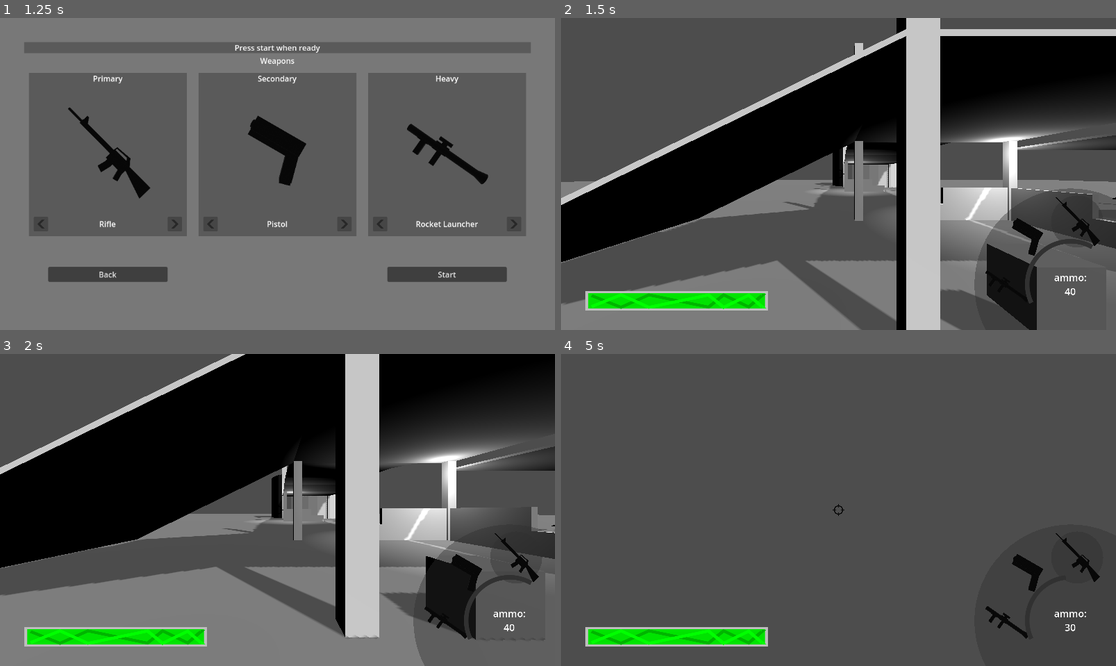
Above: before the commit, frames 1-4 (two rows, left to right).
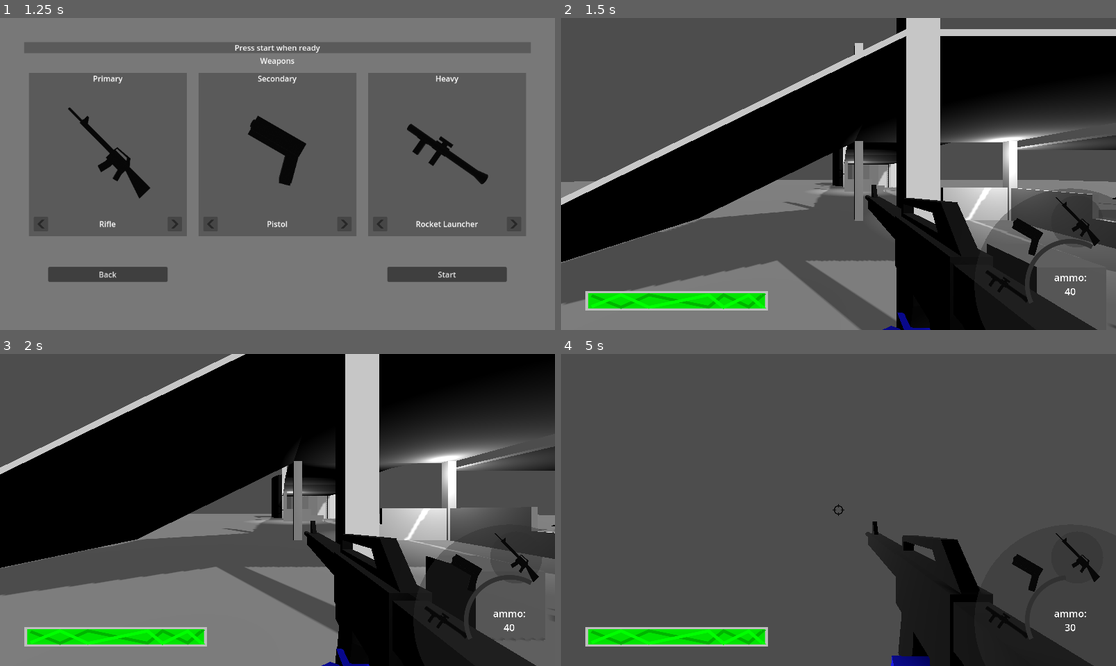
Above: after the commit, the same moments.

Repository: KellyBringino/FirstPersonShooterTest
Game: Godot game, scene res://UI/MainMenu.tscn
The game is run twice, just before and just after one commit, with the same random seed, the same clock (stepped at 60 frames per second) and the same inputs.
Inputs (mouse positions are in pixels of both pictures, inside the frame that each line leads up to):
- Up to frame 1 (1.25 s): click "Start" at 0.5 s
- Up to frame 2 (1.5 s): click "Start" at 1.25 s
- Up to frame 3 (2 s): no input
- Up to frame 4 (5 s): tap Enter at 2 s; move the mouse to (866, 510) at 2.02 s; press the mouse at (866, 510) at 2.03 s; hold W (forward) from 2.03 s (still down); tap Space (jump) at 2.27, 3.02, 4.52 s; move the mouse to (810, 510) at 2.77 s; release the mouse at (810, 510) at 2.78 s; tap Ctrl (crouch) at 2.85 s; click (810, 510) at 3.05 s; move the mouse to (849, 503) at 3.52 s; press the mouse at (849, 503) at 3.53 s; move the mouse to (832, 516) at 4.27 s; release the mouse at (832, 516) at 4.28 s; tap Shift (sprint) at 4.35 s; click (832, 516) at 4.55 s

Frame 1 is identical in both runs. In frame 2, 7.1% of the frame differs, in the area x 54-100%, y 53-100%; in frame 3, 7.8%; in frame 4, 8.3%, in the area x 54-96%, y 53-100%.

Commit message:
added spawners and enemies react to gunshots

Diff:
--- a/Enemies/Spawner.gd
+++ b/Enemies/Spawner.gd
@@ -2,27 +2,31 @@
 
 @export var mob_scene: PackedScene
 
+var rng = RandomNumberGenerator.new()
 var amount : int = 5
 var countdown : int = 5
 
 func startup(a):
 	amount = a
 	countdown = amount
+	$splat.emitting = true
+	$AudioStreamPlayer3D.play()
+	$Timer.start()
 
 func spawn():
 	while amount > 0:
 		var mob = mob_scene.instantiate()
-		mob.position = position
-		$"../".add_child(mob)
+		mob.position = position + Vector3(rng.randf_range(-2,2),0,rng.randf_range(-2,2))
+		get_node("/root/World/Enemies").add_child(mob)
 		amount -= 1
 		await get_tree().create_timer(1.0).timeout
 	queue_free()
 
 func _on_timer_timeout():
 	countdown -= 1
-	print(countdown)
 	if countdown == 0:
 		spawn()
 	else:
-		$GPUParticles3D.emitting = true
+		$splat.emitting = true
+		$AudioStreamPlayer3D.play()
 		$Timer.start()
--- a/Enemies/Spawner.tscn
+++ b/Enemies/Spawner.tscn
@@ -1,25 +1,55 @@
-[gd_scene load_steps=5 format=3 uid="uid://dbsybglsvsypq"]
+[gd_scene load_steps=12 format=3 uid="uid://dbsybglsvsypq"]
 
 [ext_resource type="Script" path="res://Enemies/spawner.gd" id="1_637pe"]
 [ext_resource type="PackedScene" uid="uid://d0hem5d3ho1dn" path="res://Enemies/enemy.tscn" id="2_v6sd0"]
+[ext_resource type="AudioStream" uid="uid://drbnu241psipw" path="res://Sound/Environment/portal.wav" id="3_asmyp"]
+
+[sub_resource type="Curve" id="Curve_0h5g3"]
+_data = [Vector2(0, 1), 0.0, 0.0, 0, 0, Vector2(1, 0), 0.0, 0.0, 0, 0]
+point_count = 2
+
+[sub_resource type="CurveTexture" id="CurveTexture_u4qkl"]
+curve = SubResource("Curve_0h5g3")
 
 [sub_resource type="ParticleProcessMaterial" id="ParticleProcessMaterial_i1dj4"]
 emission_shape = 1
 emission_sphere_radius = 1.0
+gravity = Vector3(0, 0, 0)
+scale_curve = SubResource("CurveTexture_u4qkl")
+
+[sub_resource type="StandardMaterial3D" id="StandardMaterial3D_meype"]
+albedo_color = Color(0.427451, 0.00392157, 0.827451, 0.462745)
 
 [sub_resource type="SphereMesh" id="SphereMesh_ojfvn"]
+material = SubResource("StandardMaterial3D_meype")
 radius = 0.1
 height = 0.2
+
+[sub_resource type="ParticleProcessMaterial" id="ParticleProcessMaterial_50fp8"]
+spread = 180.0
+initial_velocity_min = 0.5
+initial_velocity_max = 1.0
+gravity = Vector3(0, 0, 0)
+
+[sub_resource type="StandardMaterial3D" id="StandardMaterial3D_0etug"]
+transparency = 1
+albedo_color = Color(0.537255, 0.00392157, 0.827451, 0.462745)
+
+[sub_resource type="SphereMesh" id="SphereMesh_3b5yo"]
+material = SubResource("StandardMaterial3D_0etug")
+radius = 0.05
+height = 0.1
 
 [node name="Spawner" type="Node3D"]
 script = ExtResource("1_637pe")
 mob_scene = ExtResource("2_v6sd0")
 
 [node name="Timer" type="Timer" parent="."]
+wait_time = 1.5
 one_shot = true
 autostart = true
 
-[node name="GPUParticles3D" type="GPUParticles3D" parent="."]
+[node name="splat" type="GPUParticles3D" parent="."]
 transform = Transform3D(1, 0, 0, 0, 1, 0, 0, 0, 1, 0, 1, 0)
 emitting = false
 amount = 20
@@ -29,4 +59,15 @@
 process_material = SubResource("ParticleProcessMaterial_i1dj4")
 draw_pass_1 = SubResource("SphereMesh_ojfvn")
 
+[node name="bubble" type="GPUParticles3D" parent="."]
+transform = Transform3D(1, 0, 0, 0, 1, 0, 0, 0, 1, 0, 1, 0)
+amount = 20
+lifetime = 2.0
+process_material = SubResource("ParticleProcessMaterial_50fp8")
+draw_pass_1 = SubResource("SphereMesh_3b5yo")
+
+[node name="AudioStreamPlayer3D" type="AudioStreamPlayer3D" parent="."]
+transform = Transform3D(1, 0, 0, 0, 1, 0, 0, 0, 1, 0, 1, 0)
+stream = ExtResource("3_asmyp")
+
 [connection signal="timeout" from="Timer" to="." method="_on_timer_timeout"]
--- a/Enemies/enemy.gd
+++ b/Enemies/enemy.gd
@@ -172,6 +172,12 @@
 	t.tween_property($ModelController/doll/RightLegTarget, "global_rotation", step.global_rotation, STEP_SPEED)
 	t.set_parallel(true)
 	t.tween_callback(func(): leftStepNext = true)
+
+func alert(point):
+	var statelist:Array = [state.IDLE,state.PATROLLING,state.LOOKING,state.CHASING]
+	if statelist.has(currentState):
+		lastKnowLoc = point
+		currentState = state.CHASING
 
 func move(point):
 	if global_transform.origin.distance_to(point) <= (REACH_DIST/2.0):
@@ -244,17 +250,22 @@
 			suspicious = true
 			print("shooting now")
 
-func damage(amount):
+func damage(point, amount, source):
 	health -= amount
 	$Sprite3D/SubViewport/TextureProgressBar.value = health
 	if health <= 0:
-		dead()
-
-func hit(_point, d):
+		dead(point,source)
+
+func hit(point, d, source):
 	print(str(health))
-	damage(d)
-
-func dead():
+	damage(point,d,source)
+
+func dead(_point, source):
+	match source:
+		0:#hitscan
+			queue_free()
+		1:#explosion
+			queue_free()
 	print("dead")
 
 func _on_vision_body_entered(body):
--- a/Guns/Gun.gd
+++ b/Guns/Gun.gd
@@ -27,6 +27,10 @@
 	$OffhandGrip.global_transform.origin = OffBoneAtt.global_transform.origin
 
 func fire():
+	var enemies = get_node("/root/World/Enemies").get_children()
+	for e in enemies:
+		if global_transform.origin.distance_to(e.global_transform.origin) < 50.0:
+			e.alert(global_transform.origin)
 	anim.play("Shoot")
 	var modulation = (randf() * pitchModMax) - (pitchModMax/2.0)
 	bSound.set_pitch_scale(1.0 + modulation)
--- a/Guns/HitScanGun.gd
+++ b/Guns/HitScanGun.gd
@@ -14,10 +14,10 @@
 			if object.collision_layer == 16:
 				object = object.get_node("../../../../../../")
 				if object.editor_description.contains("Enemy"):
-					object.hit(shootRay.get_collision_point(),damage)
+					object.hit(shootRay.get_collision_point(),damage,0)
 			elif object.collision_layer == 32:
 				object = object.get_node("../../../../../../")
 				if object.editor_description.contains("Enemy"):
-					object.hit(shootRay.get_collision_point(),damage * critMult)
+					object.hit(shootRay.get_collision_point(),damage * critMult,0)
 		chambered = false
 		$ShotTimer.start()
--- a/Levels/Level_Base.gd
+++ b/Levels/Level_Base.gd
@@ -1,17 +1,37 @@
 class_name Level_Base
 extends Node
 
+const spawnerinstance = preload("res://Enemies/spawner.tscn")
+const spawnDis = 25.0
+
 @onready var spawns : Array = $Spawns.get_children()
+var rng = RandomNumberGenerator.new()
+
+func _ready():
+	make_spawner()
+
+func spawner_at(point):
+	var s = spawnerinstance.instantiate()
+	s.position = point
+	add_child(s)
+	s.startup(3)
+
+func make_spawner():
+	var mainCandi = null
+	var candidates :Array = []
+	for s in spawns:
+		if $Player.global_transform.origin.distance_to(s.global_transform.origin) <= spawnDis:
+			candidates.append(s)
+
+		if mainCandi == null:
+			mainCandi = s
+		elif $Player.global_transform.origin.distance_to(s.global_transform.origin) < \
+			$Player.global_transform.origin.distance_to(mainCandi.global_transform.origin):
+				mainCandi = s
+	if len(candidates) == 0:
+		spawner_at(mainCandi.position)
+	else:
+		spawner_at(candidates[rng.randi_range(0,len(candidates)-1)].position)
 
 func _on_spawn_timer_timeout():
-	var mainCandi = null
-	var candidates = []
-	for s in spawns:
-		if mainCandi == null:
-			mainCandi = s
-			pass
-		else:
-			if $Player.global_transform.origin.distance_to(s.global_transform.origin) < \
-			$Player.global_transform.origin.distance_to(mainCandi.global_transform.origin):
-				mainCandi = s
-	print(mainCandi.name)
+	make_spawner()
--- a/Levels/testing_level.gd
+++ b/Levels/testing_level.gd
@@ -1,11 +1 @@
 extends Level_Base
-
-
-# Called when the node enters the scene tree for the first time.
-func _ready():
-	pass # Replace with function body.
-
-
-# Called every frame. 'delta' is the elapsed time since the previous frame.
-func _process(delta):
-	pass
--- a/Levels/testing_level.tscn
+++ b/Levels/testing_level.tscn
@@ -31,7 +31,6 @@
 
 [node name="Player" parent="." instance=ExtResource("1_q3npf")]
 transform = Transform3D(1, 0, 0, 0, 1, 0, 0, 0, 1, -1, 1.28895, 3)
-visible = false
 
 [node name="NavigationRegion3D" type="NavigationRegion3D" parent="."]
 navigation_mesh = SubResource("NavigationMesh_xvuhc")
@@ -84,7 +83,6 @@
 omni_range = 9.93915
 
 [node name="Enemies" type="Node3D" parent="."]
-visible = false
 
 [node name="Enemy2" parent="Enemies" instance=ExtResource("2_jvg7n")]
 transform = Transform3D(1, 0, 0, 0, 1, 0, 0, 0, 1, 5, 0, 1)
@@ -127,6 +125,7 @@
 [node name="WorldComponents" type="Node3D" parent="."]
 
 [node name="SpawnTimer" type="Timer" parent="WorldComponents"]
+wait_time = 30.0
 autostart = true
 
 [connection signal="timeout" from="WorldComponents/SpawnTimer" to="." method="_on_spawn_timer_timeout"]
--- a/Models/Projectile/Rocket.gd
+++ b/Models/Projectile/Rocket.gd
@@ -42,7 +42,7 @@
 					break
 				cur = cur.get_parent()
 			if destructableCheck(cur):
-				cur.hit(position,damage)
+				cur.hit(position,damage,1)
 		var expl = explosionInstance.instantiate()
 		get_tree().root.add_child(expl)
 		expl.global_position = global_position
--- a/Player/Player.gd
+++ b/Player/Player.gd
@@ -103,29 +103,29 @@
 	match curMoveState:
 		movestate.STANDING:
 			if abs($ModelController/doll/LeftLegTarget.global_position.distance_to(leftStand.global_position)) > STAND_STEP_DIS && leftStepNext:
-				step(leftStand,leftStandRaise,SPRINT_UPSPEED,SPRINT_UPSPEED,true)
+				take_step(leftStand,leftStandRaise,SPRINT_UPSPEED,SPRINT_UPSPEED,true)
 			if abs($ModelController/doll/RightLegTarget.global_position.distance_to(rightStand.global_position)) > STAND_STEP_DIS && !leftStepNext:
-				step(rightStand,rightStandRaise,SPRINT_UPSPEED,SPRINT_UPSPEED,false)
+				take_step(rightStand,rightStandRaise,SPRINT_UPSPEED,SPRINT_UPSPEED,false)
 		movestate.WALKING:
 			if abs($ModelController/doll/LeftLegTarget.global_position.distance_to(leftWalk.global_position)) > WALK_STEP_DIS && leftStepNext:
-				step(leftWalk,leftWalkRaise,WALK_UPSPEED,WALK_DOWNSPEED,true)
+				take_step(leftWalk,leftWalkRaise,WALK_UPSPEED,WALK_DOWNSPEED,true)
 			if abs($ModelController/doll/RightLegTarget.global_position.distance_to(rightWalk.global_position)) > WALK_STEP_DIS && !leftStepNext:
-				step(rightWalk,rightWalkRaise,WALK_UPSPEED,WALK_DOWNSPEED,false)
+				take_step(rightWalk,rightWalkRaise,WALK_UPSPEED,WALK_DOWNSPEED,false)
 		movestate.BACKWARDS:
 			if abs($ModelController/doll/LeftLegTarget.global_position.distance_to(leftBack.global_position)) > WALK_STEP_DIS && leftStepNext:
-				step(leftBack,leftBackRaise,WALK_UPSPEED,WALK_DOWNSPEED,true)
+				take_step(leftBack,leftBackRaise,WALK_UPSPEED,WALK_DOWNSPEED,true)
 			if abs($ModelController/doll/RightLegTarget.global_position.distance_to(rightBack.global_position)) > WALK_STEP_DIS && !leftStepNext:
-				step(rightBack,rightBackRaise,WALK_UPSPEED,WALK_DOWNSPEED,false)
+				take_step(rightBack,rightBackRaise,WALK_UPSPEED,WALK_DOWNSPEED,false)
 		movestate.SPRINTING:
 			if abs($ModelController/doll/LeftLegTarget.global_position.distance_to(leftSprint.global_position)) > SPRINT_STEP_DIS && leftStepNext:
-				step(leftSprint,leftSprintRaise,SPRINT_UPSPEED,SPRINT_UPSPEED, true)
+				take_step(leftSprint,leftSprintRaise,SPRINT_UPSPEED,SPRINT_UPSPEED, true)
 			if abs($ModelController/doll/RightLegTarget.global_position.distance_to(rightSprint.global_position)) > SPRINT_STEP_DIS && !leftStepNext:
-				step(rightSprint,rightSprintRaise,SPRINT_UPSPEED,SPRINT_UPSPEED,false)
+				take_step(rightSprint,rightSprintRaise,SPRINT_UPSPEED,SPRINT_UPSPEED,false)
 		movestate.STRAFE:
 			if abs($ModelController/doll/LeftLegTarget.global_position.distance_to(leftStrafe.global_position)) > STRAFE_STEP_DIS && leftStepNext:
-				step(leftStrafe,leftStrafeRaise, STRAFE_UPSPEED, STRAFE_DOWNSPEED, true)
+				take_step(leftStrafe,leftStrafeRaise, STRAFE_UPSPEED, STRAFE_DOWNSPEED, true)
 			if abs($ModelController/doll/RightLegTarget.global_position.distance_to(rightStrafe.global_position)) > STRAFE_STEP_DIS && !leftStepNext:
-				step(rightStrafe,rightStrafeRaise, STRAFE_UPSPEED, STRAFE_DOWNSPEED,false)
+				take_step(rightStrafe,rightStrafeRaise, STRAFE_UPSPEED, STRAFE_DOWNSPEED,false)
 		movestate.JUMPING:
 			$ModelController/doll/LeftLegTarget.global_position = leftJump.global_position
 			$ModelController/doll/LeftLegTarget.global_rotation = leftJump.global_rotation
@@ -146,7 +146,7 @@
 
 	move_and_slide()
 
-func step(step, stepraise, upspeed, downspeed, left):
+func take_step(step, stepraise, upspeed, downspeed, left):
 	var target_pos = step.global_position
 	var half = stepraise.global_position
 
Not shown, added: Sound/Environment/portal.wav.import
Not shown, added: Sound/Environment/Portal sound.mmpz
Not shown, added: Sound/Environment/portal.wav
